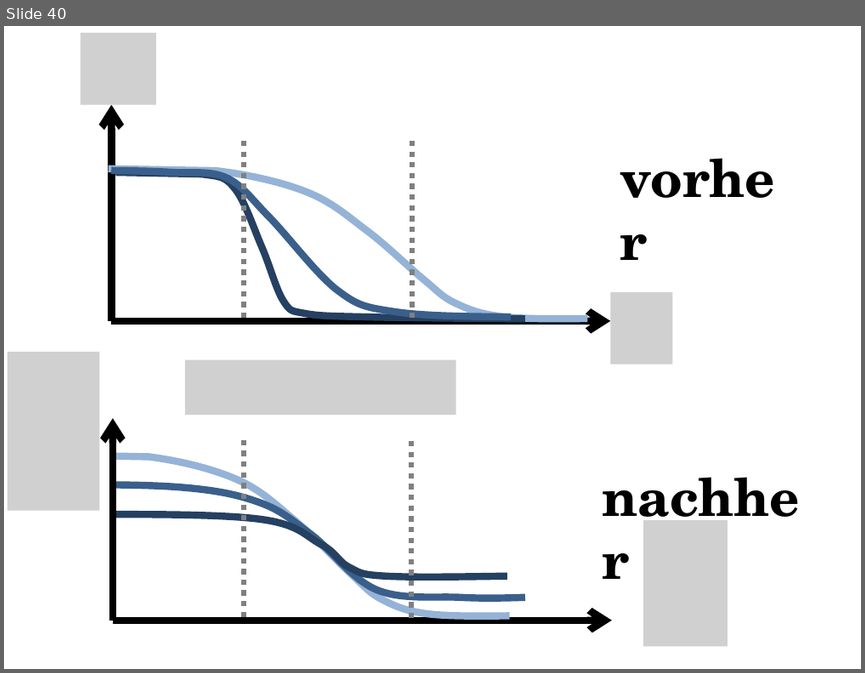
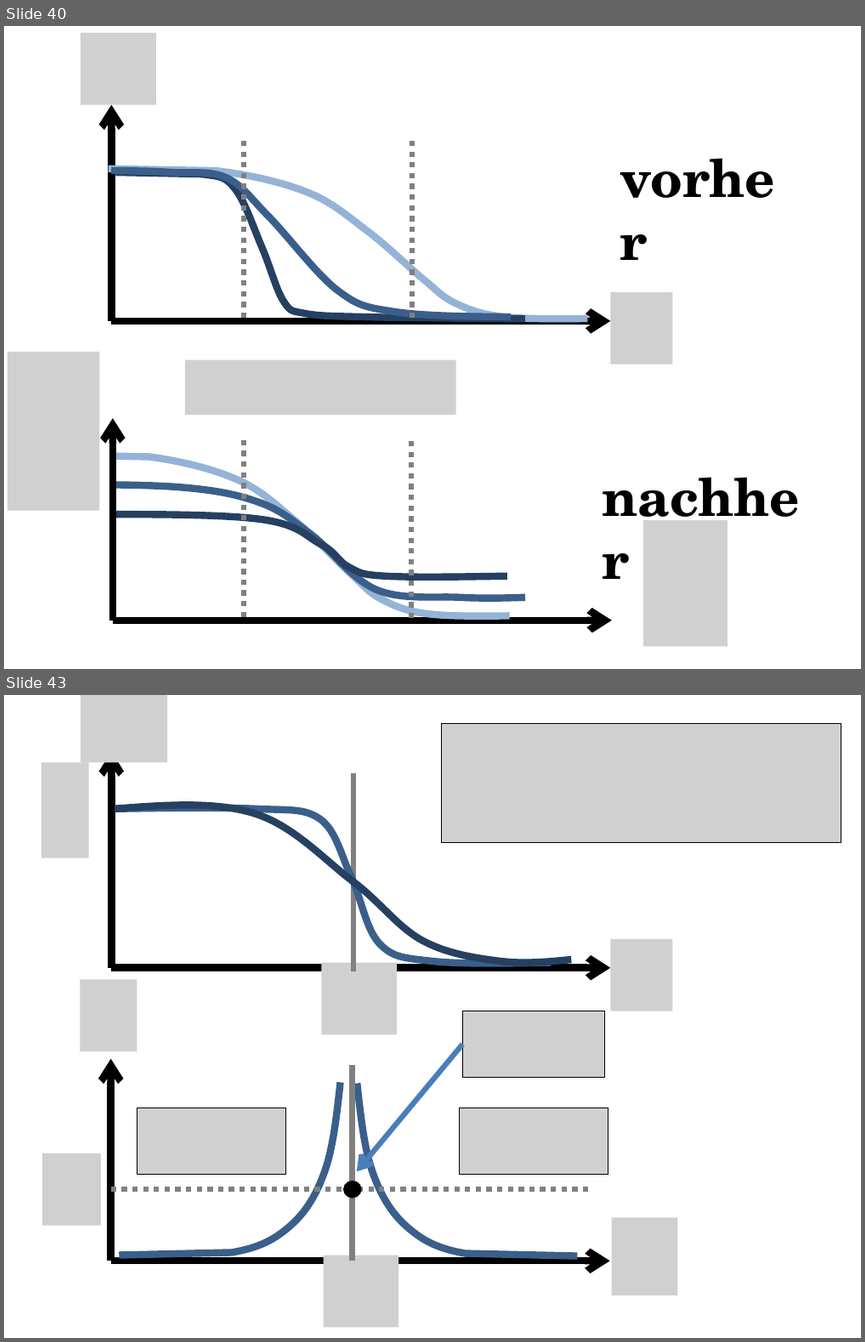
Before and after one commit to sophiahenckell/HIWI_Computersimulation, a slide deck: Bilder.pptx. Shown one above the other, each under a label of ours: slide 40 before the commit, slides 40 and 43 after it; the slides between them are not shown. The pictures are 865x673 and 865x1342 pixels, drawn with LibreOffice and Linux fonts; fonts in the diff are those of the drawing; grey boxes stand for pictures. Boxes give left, top, right and bottom in pixels: in the first picture for what was removed or moved away, otherwise in the second. Text is boxed around its words. In the diff, an @@ line names an element or a change of style, - is before the commit and + after.

```diff
--- a/Bilder.pptx
+++ b/Bilder.pptx
@@ slide 43 added at (4,695,861,1338), background #FFFFFF @@
@@ picture added at (80,695,168,763) @@
@@ picture added at (442,724,841,842) @@
@@ picture added at (41,763,89,858) @@
@@ arrow added from (111, 968) to (111, 752), #000000 6 pt @@
@@ line added from (352, 774) to (352, 971), #808080 4.5 pt @@
@@ freeform shape added at (114,808,551,964), outline #3A5F8C 6 pt @@
@@ freeform shape added at (114,805,571,962), outline #254061 6 pt @@
@@ picture added at (611,939,672,1011) @@
@@ arrow added from (111, 968) to (611, 968), #000000 6 pt @@
@@ picture added at (321,962,397,1034) @@
@@ picture added at (80,980,137,1051) @@
@@ picture added at (462,1011,605,1077) @@
@@ arrow added from (462, 1043) to (357, 1171), #4B7EBC 4.5 pt @@
@@ arrow added from (111, 1260) to (111, 1058), #000000 6 pt @@
@@ line added from (352, 1065) to (352, 1260), #808080 4.5 pt @@
@@ freeform shape added at (119,1083,340,1254), outline #3A5F8C 6 pt @@
@@ freeform shape added at (357,1083,577,1255), outline #3A5F8C 6 pt @@
@@ picture added at (137,1108,286,1174) @@
@@ picture added at (459,1108,608,1174) @@
@@ picture added at (42,1153,101,1225) @@
@@ line added from (111, 1190) to (589, 1190), #808080 4.5 pt dashed @@
@@ ellipse added at (344,1182,360,1197), fill #000000, outline #000000 2 pt @@
@@ picture added at (612,1218,677,1296) @@
@@ picture added at (324,1254,399,1327) @@
@@ arrow added from (111, 1260) to (610, 1260), #000000 6 pt @@
```
Also in this commit, not shown: 1 slide changed, 7 other slides added, 1 slide removed, 6 other files.
